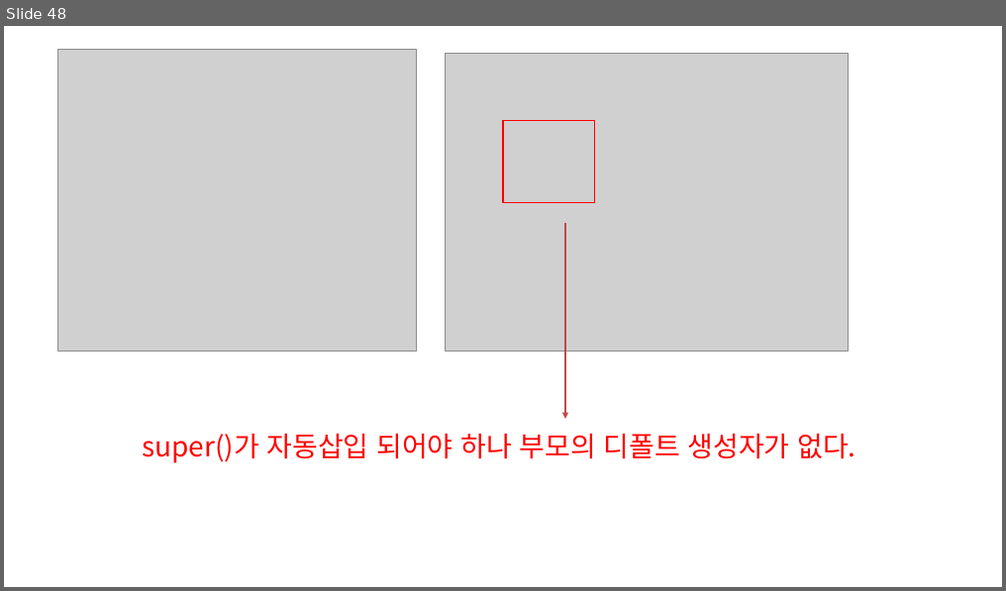
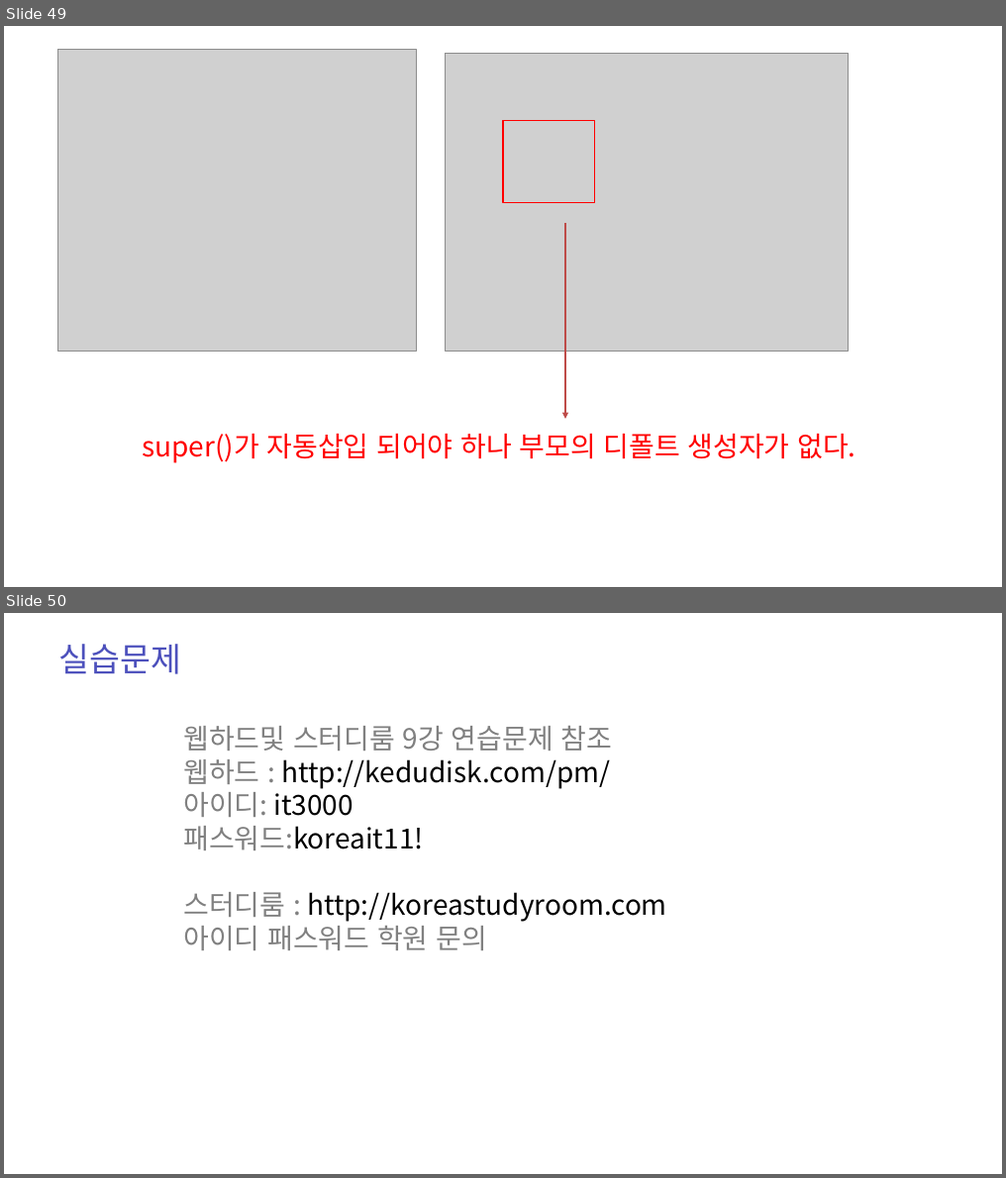
Before and after one commit to zest132/JavaLecture, a slide deck: JavaLecture/LectureFile/java 9강.pptx. Shown one above the other, each under a label of ours: slide 48 before the commit, slides 49 and 50 after it. The pictures are 1006x591 and 1006x1178 pixels, drawn with LibreOffice and Linux fonts; fonts in the diff are those of the drawing; grey boxes stand for pictures. Boxes give left, top, right and bottom in pixels: in the first picture for what was removed or moved away, otherwise in the second. Text is boxed around its words. In the diff, an @@ line names an element or a change of style, - is before the commit and + after.

```diff
--- a/JavaLecture/LectureFile/java 9강.pptx
+++ b/JavaLecture/LectureFile/java 9강.pptx
@@ slide 50 added at [4, 613, 1002, 1174], background #FFFFFF @@
@@ text added at [58, 644, 181, 674], 48 pt, text #4C50BC @@
+실습문제
@@ text added at [183, 726, 667, 951], 40 pt, text #000000 @@
+웹하드및 스터디룸 9강 연습문제 참조
+웹하드 : http://kedudisk.com/pm/
+아이디: it3000
+패스워드:koreait11!
+스터디룸 : http://koreastudyroom.com
+아이디 패스워드 학원 문의
@@ what was slide 48 is now slide 49 @@
```
Also in this commit, not shown: 2 slides changed, 7 other slides added, 16 other files.
